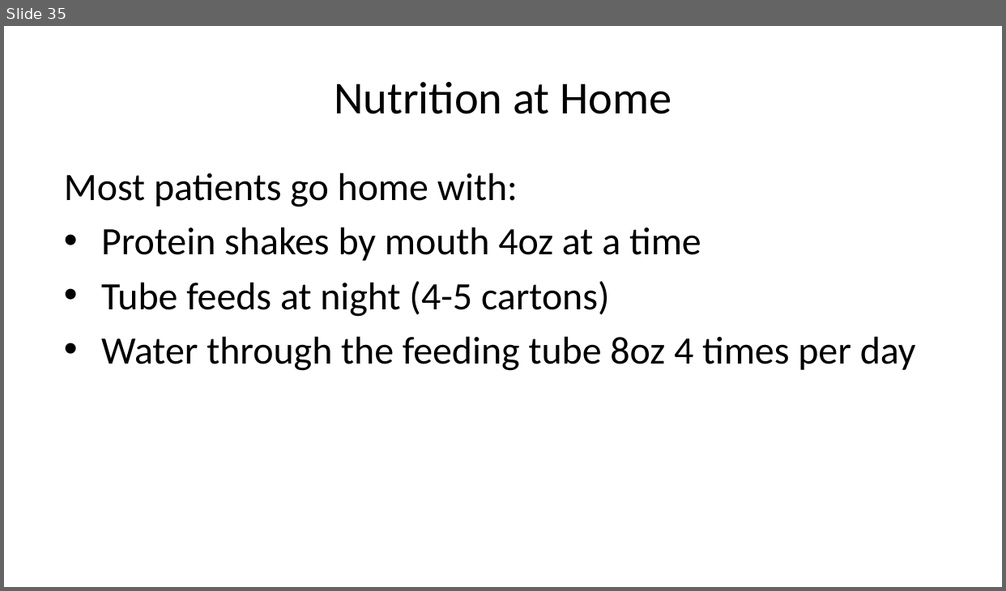
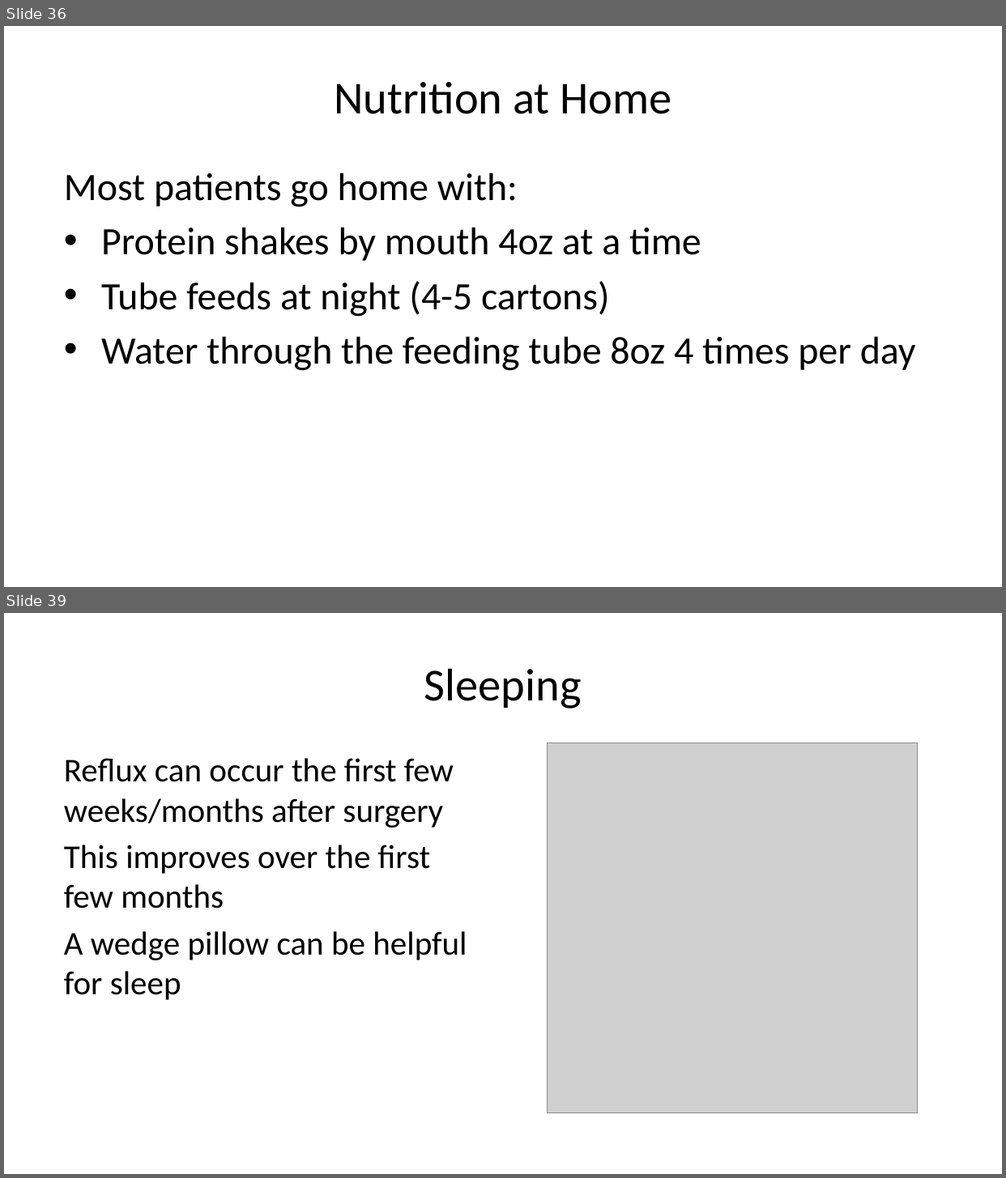
Before and after one commit to jcsalo/patient_education, a slide deck: lci_surgery.pptx. Shown one above the other, each under a label of ours: slide 35 before the commit, slides 36 and 39 after it; the slides between them are not shown. The pictures are 1006x591 and 1006x1178 pixels, drawn with LibreOffice and Linux fonts; fonts in the diff are those of the drawing; grey boxes stand for pictures. Boxes give left, top, right and bottom in pixels: in the first picture for what was removed or moved away, otherwise in the second. Text is boxed around its words. In the diff, an @@ line names an element or a change of style, - is before the commit and + after.

```diff
--- a/lci_surgery.pptx
+++ b/lci_surgery.pptx
@@ slide 39 added at (4, 613, 1002, 1174), background #FFFFFF @@
@@ title added at (424, 668, 582, 709), 33 pt, text #000000 @@
+Sleeping
@@ text added at (64, 758, 467, 1000), 24 pt, text #000000 @@
+Reflux can occur the first few weeks/months after surgery
+This improves over the first few months
+A wedge pillow can be helpful for sleep
@@ picture added at (547, 743, 917, 1114) @@
@@ what was slide 35 is now slide 36 @@
```
Also in this commit, not shown: 2 slides changed, 6 other slides added, 1 slide removed, 38 other files.
